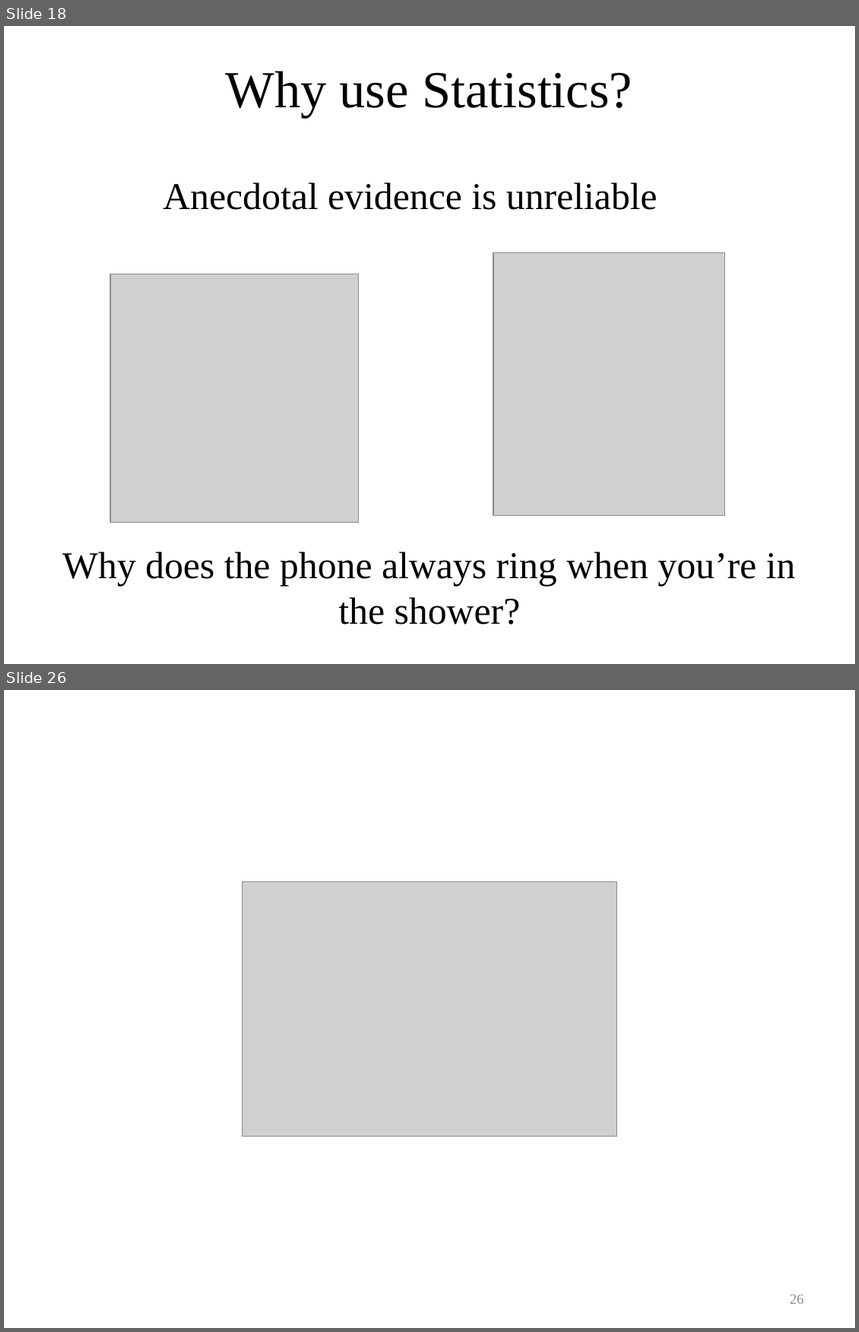
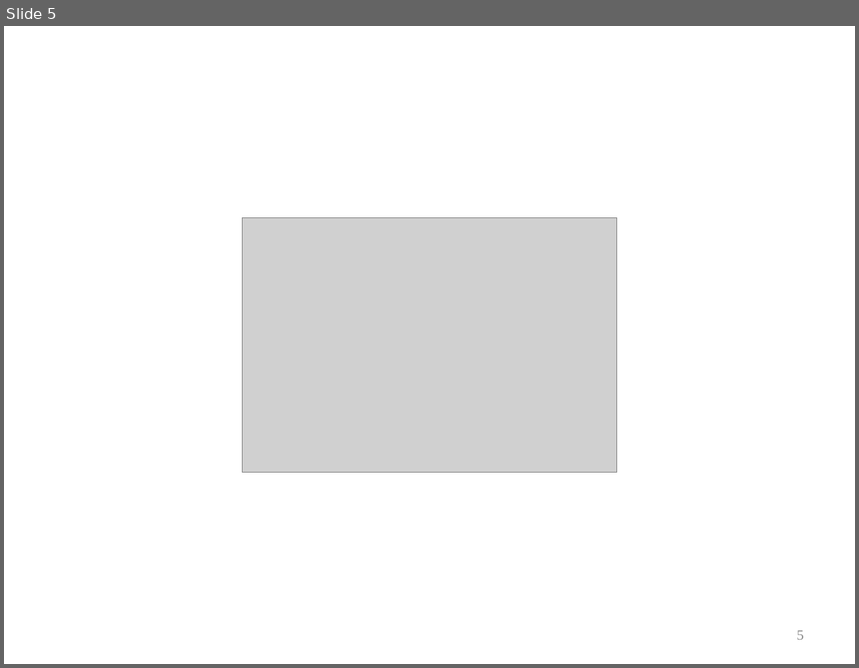
Before and after one commit to coursephd/Statistics_class, a slide deck: Day_2_Why statistics.pptx. Shown one above the other, each under a label of ours: slides 18 and 26 before the commit, slide 5 after it; the slides between them are not shown. The pictures are 859x1332 and 859x668 pixels, drawn with LibreOffice and Linux fonts; fonts in the diff are those of the drawing; grey boxes stand for pictures; background and template pictures are left out. Boxes give left, top, right and bottom in pixels: in the first picture for what was removed or moved away, otherwise in the second. Text is boxed around its words. In the diff, an @@ line names an element or a change of style, - is before the commit and + after.

```diff
--- a/Day_2_Why statistics.pptx
+++ b/Day_2_Why statistics.pptx
@@ slide 18 removed at (4,26,855,664), background #FFFFFF @@
@@ text removed at (226,71,633,118) @@
-Why use Statistics?
@@ text removed at (163,183,658,210) @@
-Anecdotal evidence is unreliable
@@ picture removed at (493,253,725,516) @@
@@ picture removed at (110,275,359,523) @@
@@ text removed at (63,552,796,625) @@
-Why does the phone always ring when you’re in the shower?
@@ what was slide 26 is now slide 5 @@
@@ page number at (797,631,804,640): text changed @@
-26
+5
```
Also in this commit, not shown: 5 slides changed, 30 slides added, 20 other slides removed, 12 other files.
